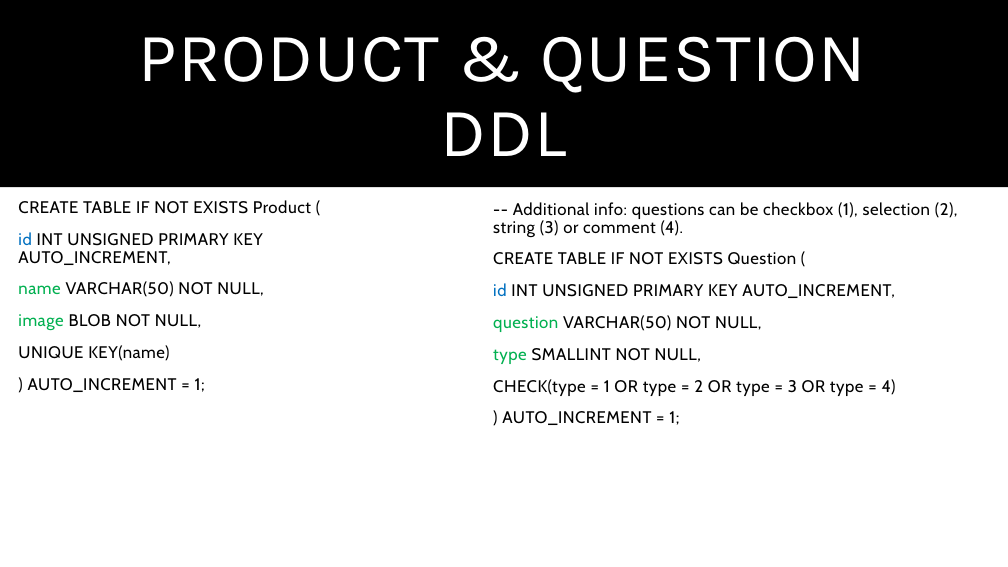
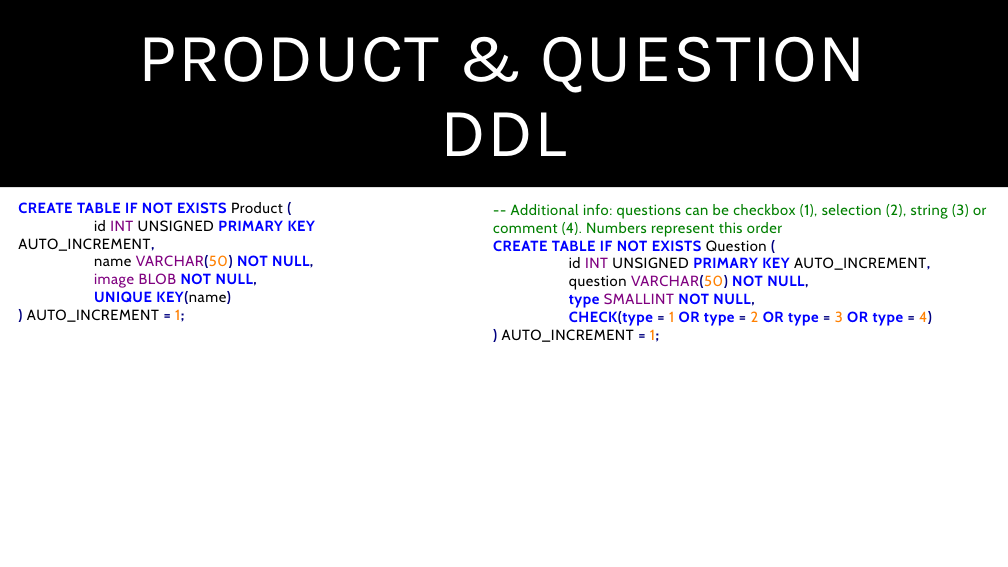
Before and after one commit to marcoPetriPolimi/db2-polimiProject-2020-2021, a slide deck: slide 10 of Presentazione.pptx. Drawn at 1008x567 pixels with LibreOffice and Linux fonts; fonts in the diff are those of the drawing. Boxes give left, top, right and bottom in pixels: in the first picture for what was removed or moved away, otherwise in the second. Text is boxed around its words. In the diff, an @@ line names an element or a change of style, - is before the commit and + after.

```diff
--- a/Presentazione.pptx
+++ b/Presentazione.pptx
@@ text "CREATE TABLE IF NOT EXISTS ..." at <box>18,202,315,322</box>: size 16 to 14 pt, highlight none to #FFFFFF; text colour #000000 to #0000FF in "CREATE TABLE IF NOT EXISTS", "PRIMARY KEY", "NOT NULL,", "NOT NULL," and 1 more places; text colour #000000 to #000080 in "(", "AUTO_INCREMENT,", "VARCHAR(50) NULL,", "NULL," and 2 more places; bold on in "CREATE TABLE IF NOT EXISTS (", "PRIMARY KEY AUTO_INCREMENT,", "VARCHAR(50) NOT NULL,", "NOT NULL," and 2 more places; text colour #0070C0 to #000000 in "id"; text colour #000000 to #800080 in "INT", "VARCHAR(50)", "BLOB"; text colour #00B050 to #000000 in "name"; text colour #000000 to #FF8000 in "VARCHAR(50)", "1;"; text colour #00B050 to #800080 in "image"; line spacing 0.9 to 1.01; less space between paragraphs @@
@@ text at <box>493,204,986,237</box>: text changed; size 16 to 14 pt; text colour #000000 to #008000 @@
--- Additional info: questions can be checkbox (1), selection (2), string (3) or comment (4).
+-- Additional info: questions can be checkbox (1), selection (2), string (3) or comment (4). Numbers represent this order
@@ text at <box>493,240,932,342</box>: size 16 to 14 pt, highlight none to #FFFFFF in "CREATE TABLE IF NOT EXISTS Question (", "id INT UNSIGNED PRIMARY KEY AUTO_INCREMENT,", "question VARCHAR(50) NOT NULL,", "type SMALLINT NOT NULL," and 2 more places; text colour #000000 to #0000FF in "CREATE TABLE IF NOT EXISTS", "PRIMARY KEY", "NOT NULL,", "NOT NULL," and 1 more places; text colour #000000 to #000080 in "(", "AUTO_INCREMENT,", "VARCHAR(50) NULL,", "NULL," and 2 more places; bold on in "CREATE TABLE IF NOT EXISTS (", "PRIMARY KEY AUTO_INCREMENT,", "VARCHAR(50) NOT NULL,", "type NOT NULL," and 2 more places; text colour #0070C0 to #000000 in "id"; text colour #000000 to #800080 in "INT", "VARCHAR(50)", "SMALLINT"; text colour #00B050 to #000000 in "question"; text colour #000000 to #FF8000 in "VARCHAR(50)", "1 2 3 4)", "1;"; text colour #00B050 to #0000FF in "type"; line spacing 0.9 to 1.01; less space between paragraphs @@
```
Also in this commit, not shown: 6 other slides changed, 1 other file.
